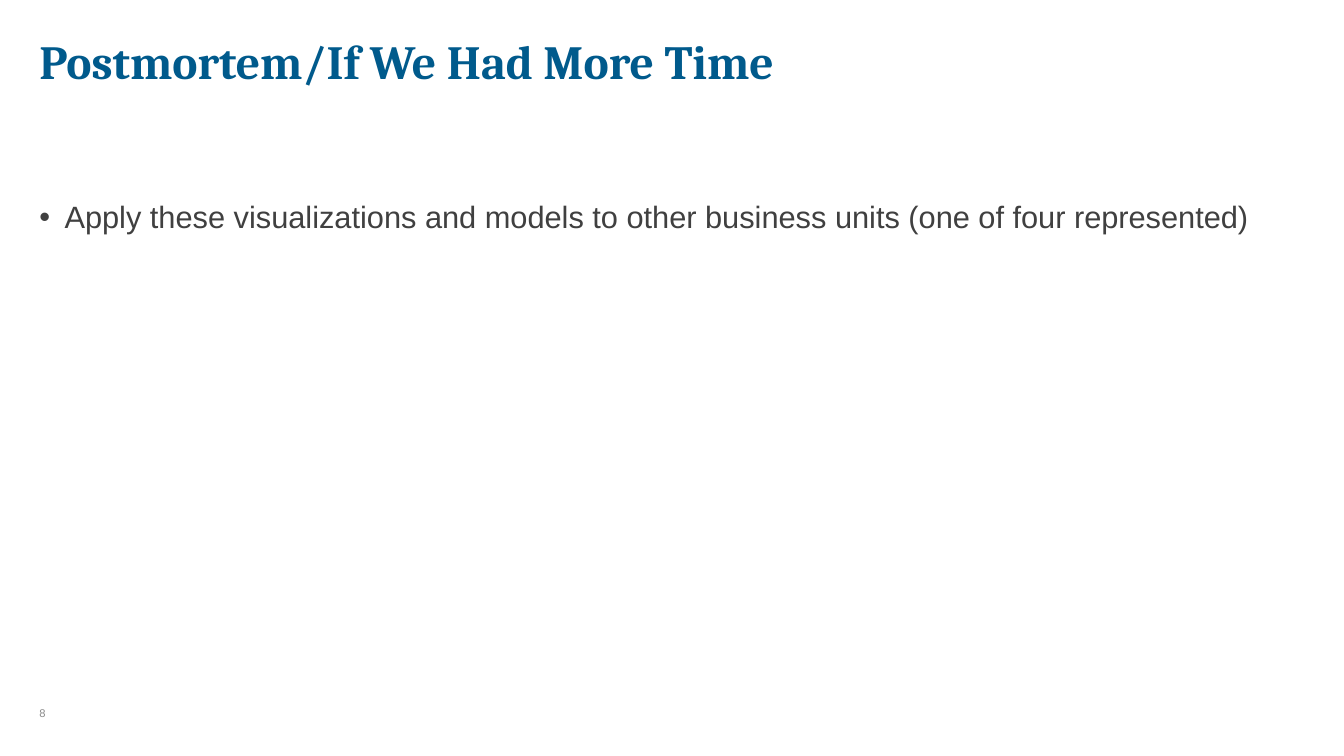
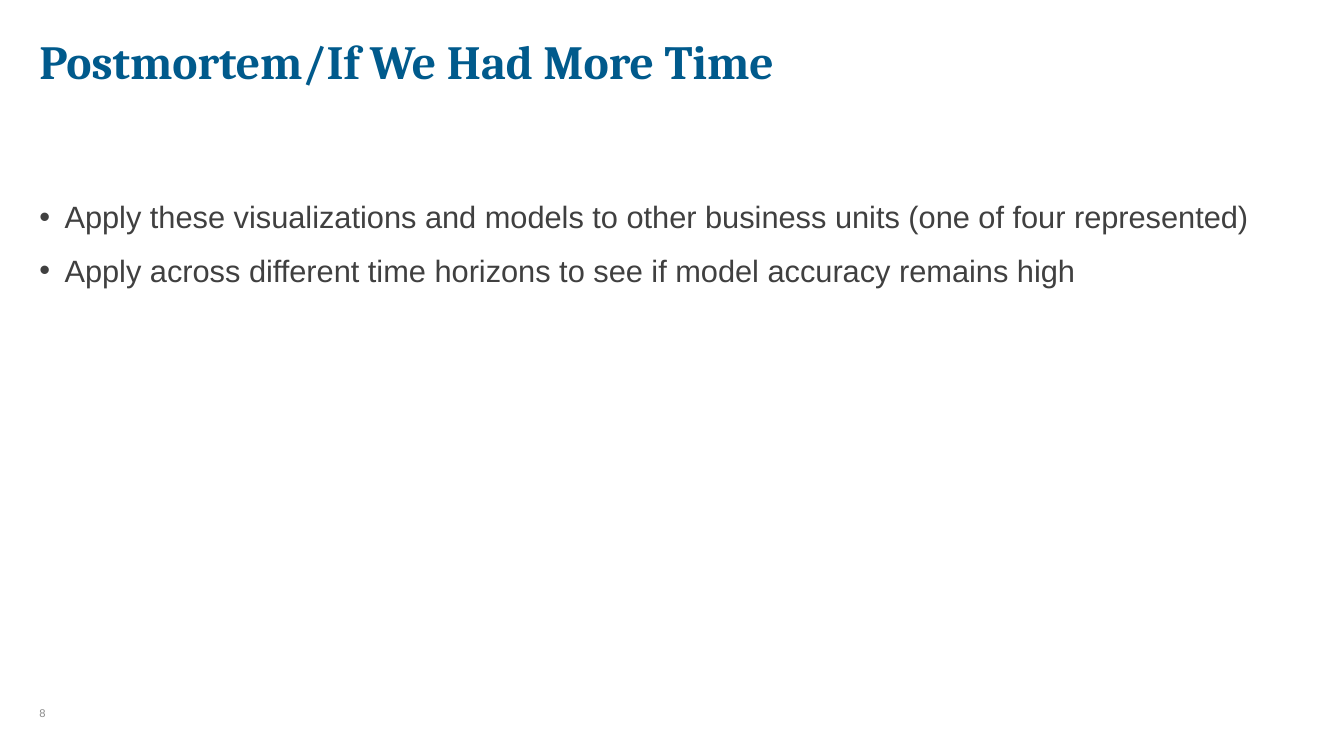
Before and after one commit to alexgwise/project_3, a slide deck: slide 8 of Project_3.pptx. Drawn at 1344x756 pixels with LibreOffice and Linux fonts; fonts in the diff are those of the drawing. Boxes give left, top, right and bottom in pixels: in the first picture for what was removed or moved away, otherwise in the second. Text is boxed around its words. In the diff, an @@ line names an element or a change of style, - is before the commit and + after.

```diff
--- a/Project_3.pptx
+++ b/Project_3.pptx
@@ text at [65, 259, 1075, 288]: paragraph added @@
+• Apply across different time horizons to see if model accuracy remains high
```
Also in this commit, not shown: 1 other slide changed, 1 other file.
